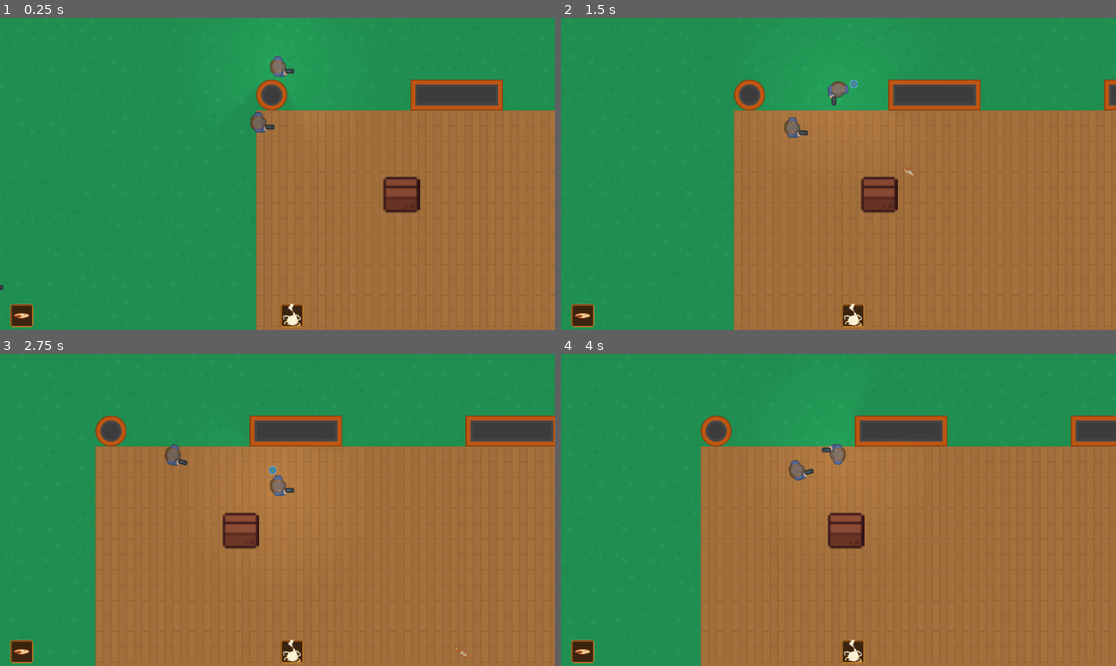
Above: before the commit, frames 1-4 (two rows, left to right).
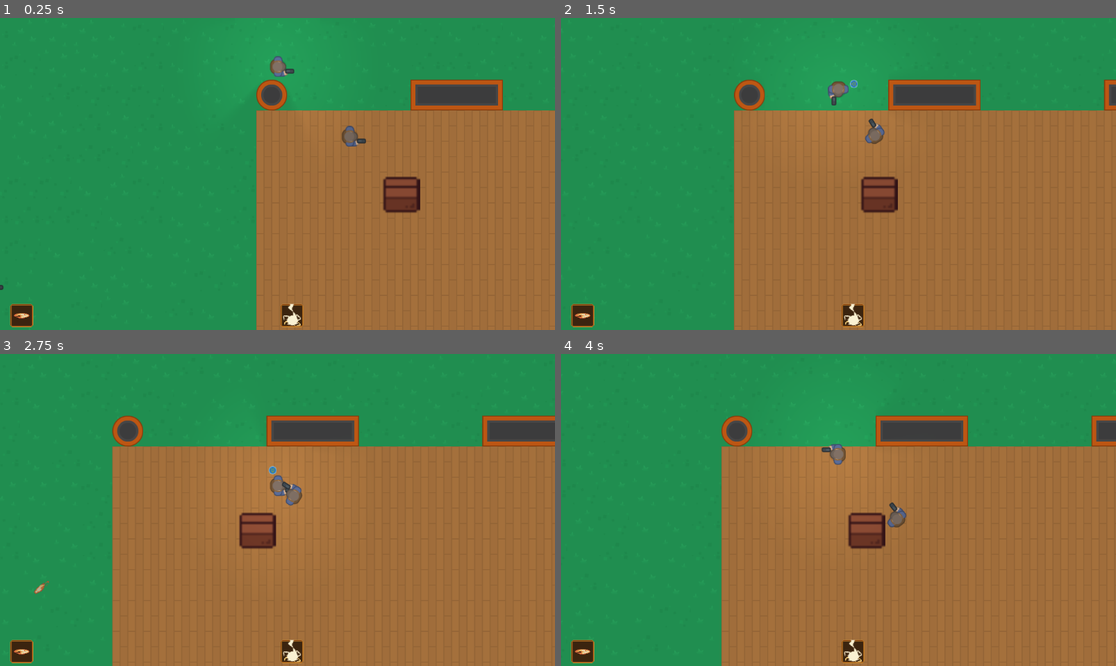
Above: after the commit, the same moments.

Repository: ChristopherDebray/godot_base
Game: Godot game, scene res://scenes/level/levels/level_test.tscn
The game is run twice, just before and just after one commit, with the same random seed, the same clock (stepped at 60 frames per second) and the same inputs.
Inputs (mouse positions are in pixels of both pictures, inside the frame that each line leads up to):
- Up to frame 1 (0.25 s): no input
- Up to frame 2 (1.5 s): move the mouse to (960, 158) at 0.52 s; hold D (right) 0.53-1.28 s; click (960, 158) at 0.6 s; move the mouse to (727, 189) at 1.27 s; hold S (down) from 1.28 s (still down); tap 3 (b_3_action) at 1.35 s
- Up to frame 3 (2.75 s): click (166, 525) at 1.55 s; move the mouse to (333, 441) at 2.02 s; release S (down) at 2.03 s; hold D (right) from 2.03 s (still down); click (333, 441) at 2.1 s
- Up to frame 4 (4 s): move the mouse to (810, 572) at 2.77 s; release D (right) at 2.78 s; hold W (up) 2.78-3.53 s; tap E (validate) at 2.85 s; click (810, 572) at 3.05 s; move the mouse to (1005, 556) at 3.52 s; hold A (left) from 3.53 s (still down); tap 1 (x_1_action) at 3.6 s; click (1005, 556) at 3.8 s

The runs differ from the first frame. In frame 1, 0.4% of the frame differs, in the area x 45-66%, y 30-42%; in frame 2, 0.4%; in frame 3, 5.3%; in frame 4, 6.1%, in the area x 25-97%, y 19-100%.

Commit message:
feat: Added usage of ability_manager for all ablities

Diff:
--- /dev/null
+++ b/autoloads/ability_manager.gd
@@ -0,0 +1,35 @@
+extends Node
+
+enum TARGET_TYPE { ENEMY, PLAYER, ALL }
+
+const COLLISION_MASKS = {
+	'TILES': 1,
+	'PLAYER': 3,
+	'NPC': 4,
+}
+
+const COLLISION_MASKS_GROUPS = {
+	TARGET_TYPE.ENEMY: [COLLISION_MASKS.TILES, COLLISION_MASKS.PLAYER],
+	TARGET_TYPE.PLAYER: [COLLISION_MASKS.TILES, COLLISION_MASKS.NPC],
+	TARGET_TYPE.ALL: [COLLISION_MASKS.TILES, COLLISION_MASKS.PLAYER, COLLISION_MASKS.NPC]
+}
+
+func _ready():
+	SignalManager.use_ability.connect(_on_use_ability)
+
+func _on_use_ability(data: AbilityData, target: Vector2, origin: Vector2, target_type: TARGET_TYPE):
+	if data == null or data.scene == null:
+		push_error("AbilityData invalid or missing scene: %s" % (data and data.id))
+		return null
+
+	var instance = data.scene.instantiate() as BaseAbility
+	instance.configure_masks(COLLISION_MASKS_GROUPS[target_type])
+
+	if is_instance_of(instance, ProjectileAbility):
+		instance.init(data, target, origin)
+	elif is_instance_of(instance, AoeInstantAbility):
+		instance.init(data, target)
+
+	get_tree().current_scene.add_child(instance)
+
+	return instance
--- a/autoloads/signal_manager.gd
+++ b/autoloads/signal_manager.gd
@@ -1 +1,3 @@
 extends Node
+
+signal use_ability(data: AbilityData, target: Vector2, origin: Vector2)
--- a/data/abilities/ability_data.gd
+++ b/data/abilities/ability_data.gd
@@ -3,6 +3,7 @@
 
 enum ABILITY_KIND { PROJECTILE, AOE, MELEE, HEAL, BUFF, DEBUFF }
 enum ABILITY_FACTION { PLAYER, ENEMY }
+
 @export var name: String
 @export var cooldown: float = 0.5
 ## Maginitude of the effect
--- a/data/spells/spell_ressources/firebolt.tres
+++ b/data/spells/spell_ressources/firebolt.tres
@@ -9,7 +9,7 @@
 cooldown = 0.5
 magnitude = 1.0
 range = 30.0
-faction = "player"
+faction = 0
 kind = 0
 scene = ExtResource("1_10ohq")
 damage = 5.0
--- a/data/spells/spell_ressources/lightning.tres
+++ b/data/spells/spell_ressources/lightning.tres
@@ -9,7 +9,7 @@
 cooldown = 5.0
 magnitude = 0.0
 range = 30.0
-faction = "player"
+faction = 0
 kind = 1
 scene = ExtResource("1_ohq35")
 damage = 0.0
--- a/project.godot
+++ b/project.godot
@@ -24,6 +24,7 @@
 SpellCooldownManager="*res://autoloads/spell_cooldown_manager.gd"
 SpellsManager="*res://autoloads/spells_manager.gd"
 EffectsManager="*res://autoloads/effects_manager.gd"
+AbilityManager="*res://autoloads/ability_manager.gd"
 
 [input]
 
--- a/scenes/ability/base_ability.gd
+++ b/scenes/ability/base_ability.gd
@@ -13,14 +13,22 @@
 var sender: Node
 var _has_hit: bool = false
 var ability_resource: AbilityData
+var _pending_masks: Array
 
 @onready var animated_sprite_2d: AnimatedSprite2D = $AnimatedSprite2D
 @onready var lifetime_timer: Timer = $LifetimeTimer
 @onready var hitbox: Area2D = $Hitbox
 @onready var area_of_effect: Area2D = $AreaOfEffect
 
+
+func configure_masks(masks: Array) -> void:
+	print(masks)
+	_pending_masks = masks
+
 func _ready():
 	lifetime_timer.start(duration)
+	if _pending_masks:
+		set_hitboxes_targets(_pending_masks)
 
 func initAbilityResource(ability_data: AbilityData) -> void:
 	ability_resource = ability_data
@@ -36,6 +44,8 @@
 func on_ability_hit(body):
 	if body is Damageable:
 		apply_damage_and_effect(body, damage)
+		if is_instance_of(body, BaseEnemy):
+			body.search_player()
 
 	_has_hit = true
 	on_hit()
@@ -44,6 +54,7 @@
 	on_aoe_hit()
 
 func on_aoe_hit():
+	print(area_of_effect.get_overlapping_bodies())
 	for receiver in area_of_effect.get_overlapping_bodies():
 		if receiver is Damageable:
 			apply_damage_and_effect(receiver, aoe_damage)
@@ -60,6 +71,18 @@
 		return
 	target.apply_effect(effect)
 
+func set_hitboxes_targets(collision_masks: Array):
+	reset_collision_masks(hitbox)
+	reset_collision_masks(area_of_effect)
+
+	for n in collision_masks:
+		hitbox.set_collision_mask_value(n, true)
+		area_of_effect.set_collision_mask_value(n, true)
+
+func reset_collision_masks(area2d: Area2D):
+	for n in range(1, 32):
+		area2d.set_collision_mask_value(n, false)
+
 ## @abstract
 func on_hit():
 	pass
--- a/scenes/ability/common/arrow.tscn
+++ b/scenes/ability/common/arrow.tscn
@@ -55,8 +55,7 @@
 }]
 
 [sub_resource type="CapsuleShape2D" id="CapsuleShape2D_y2mxl"]
-radius = 13.0
-height = 26.0
+height = 20.0
 
 [node name="Arrow" instance=ExtResource("1_n1ytv")]
 script = ExtResource("2_sxjem")
@@ -68,7 +67,13 @@
 animation = &"repeat"
 frame_progress = 0.889914
 
+[node name="Hitbox" parent="." index="2"]
+collision_mask = 21
+
 [node name="CollisionShape2D" parent="Hitbox" index="0"]
-position = Vector2(-5, 0)
+position = Vector2(-1, 0)
 rotation = 1.57079
 shape = SubResource("CapsuleShape2D_y2mxl")
+
+[node name="AreaOfEffect" parent="." index="3"]
+collision_mask = 21
--- a/scenes/ability/projectile_ability.gd
+++ b/scenes/ability/projectile_ability.gd
@@ -12,6 +12,7 @@
 
 # Act as the parent on ready
 func setup_on_ready():
+	super._ready()
 	rotation = _dir_of_travel.angle()
 
 func _physics_process(delta: float) -> void:
--- /dev/null
+++ b/scenes/ennemy/Testemy/testemy.gd
@@ -0,0 +1,11 @@
+extends BaseEnemy
+
+const ARROW_DATA: AbilityData = preload("res://data/abilities/common/arrow.tres")
+
+func _do_attack(delta: float) -> bool:
+	#instance, target, origin
+	var target = _player_ref.global_position
+	var origin = muzzle.global_position
+	var direction = origin.direction_to(target)
+	SignalManager.use_ability.emit(ARROW_DATA, direction, origin, AbilityManager.TARGET_TYPE.ENEMY)
+	return true
--- a/scenes/ennemy/Testemy/testemy.tscn
+++ b/scenes/ennemy/Testemy/testemy.tscn
@@ -1,11 +1,12 @@
-[gd_scene load_steps=8 format=3 uid="uid://nepya8lc2ghl"]
+[gd_scene load_steps=9 format=3 uid="uid://nepya8lc2ghl"]
 
 [ext_resource type="PackedScene" uid="uid://d31lqpkcyneij" path="res://scenes/ennemy/base_enemy.tscn" id="1_51n66"]
-[ext_resource type="Script" uid="uid://bugmb51tkuwk" path="res://scenes/ennemy/behaviors/archer_behavior.gd" id="2_yxw5o"]
+[ext_resource type="Script" uid="uid://dk2qjrts0okr0" path="res://scenes/ennemy/Testemy/testemy.gd" id="2_yxw5o"]
+[ext_resource type="Script" uid="uid://bugmb51tkuwk" path="res://scenes/ennemy/behaviors/archer_behavior.gd" id="3_4gsa1"]
 [ext_resource type="Texture2D" uid="uid://cgt4jpv0c7c1r" path="res://assets/images/caracters/survivor1_gun.png" id="3_yxw5o"]
 
-[sub_resource type="Resource" id="Resource_4gsa1"]
-script = ExtResource("2_yxw5o")
+[sub_resource type="Resource" id="Resource_lsexk"]
+script = ExtResource("3_4gsa1")
 preferred_range = 160.0
 stop_range = 120.0
 strafe_bias = 0.6
@@ -31,9 +32,12 @@
 "speed": 5.0
 }]
 
-[node name="BaseEnemy" instance=ExtResource("1_51n66")]
-behavior = SubResource("Resource_4gsa1")
-speed = 100.0
+[node name="Testemy" instance=ExtResource("1_51n66")]
+script = ExtResource("2_yxw5o")
+behavior = SubResource("Resource_lsexk")
+is_zone_locked = true
+health = 40.0
+speed = 90.0
 
 [node name="CollisionShape2D" parent="." index="1"]
 position = Vector2(-7, 0)
@@ -41,3 +45,6 @@
 
 [node name="AnimatedSprite2D" parent="SpriteContainer" index="0"]
 sprite_frames = SubResource("SpriteFrames_4gsa1")
+
+[node name="Muzzle" parent="." index="8"]
+position = Vector2(19, 0)
--- a/scenes/ennemy/base_enemy.gd
+++ b/scenes/ennemy/base_enemy.gd
@@ -11,14 +11,18 @@
 @onready var ray_cast_2d: RayCast2D = $Detection/RayCast2D
 @onready var field_view: Area2D = $SpriteContainer/FieldView
 @onready var attack_timer: Timer = $AttackTimer
-
-@export var turn_speed_deg: float = 660.0 # FOV rotation speed (deg/sec)
+@onready var muzzle: Marker2D = $Muzzle
+
+## FOV rotation speed (deg/sec)
+@export var turn_speed_deg: float = 2000.0
 
 @export var attack_cooldown: float = 2.0
 @export var patrol_points: NodePath
 @export var initial_state: STATE = STATE.IDLE
 @export var behavior: EnemyBehavior
 @export var roam_radius: float = 200.0
+## A non zone locked enemy will not go back to it's initial location after searching for the player
+@export var is_zone_locked: bool = true
 
 enum STATE {
 	IDLE,
@@ -150,7 +154,12 @@
 	if not nav_agent.is_navigation_finished():
 		return
 
-	if initial_state == STATE.IDLE:
+
+	if initial_state == STATE.IDLE or initial_state == STATE.ROAMING:
+		if not is_zone_locked:
+			state = initial_state
+			_initial_position = global_position
+			return
 		state = STATE.RETURNING
 		return
 
@@ -215,7 +224,7 @@
 func process_returning() -> void:
 	nav_agent.target_position = _initial_position
 	if nav_agent.is_navigation_finished() == true:
-		state = STATE.IDLE
+		state = initial_state
 
 ## @abstract
 func process_dead() -> void:
@@ -297,6 +306,10 @@
 	if state == STATE.IDLE:
 		_rotate_node_towards(self, global_position + _initial_facing_direction, delta)
 
+func search_player():
+	_last_seen_pos = _player_ref.global_position
+	state = STATE.ATTACKING
+
 func _on_nav_agent_velocity_computed(safe_velocity: Vector2) -> void:
 	velocity = safe_velocity
 	move_and_slide()
--- a/scenes/ennemy/base_enemy.tscn
+++ b/scenes/ennemy/base_enemy.tscn
@@ -5,12 +5,13 @@
 
 [node name="BaseEnemy" instance=ExtResource("1_26sde")]
 script = ExtResource("2_7rgwx")
-turn_speed_deg = 660.0
+turn_speed_deg = 2000.0
 attack_cooldown = 2.0
 patrol_points = NodePath("")
 initial_state = 0
 behavior = null
 roam_radius = 200.0
+is_zone_locked = true
 health = 20.0
 metadata/_edit_vertical_guides_ = [-15.0, 15.0]
 metadata/_edit_horizontal_guides_ = [30.0]
@@ -43,6 +44,9 @@
 [node name="RayCast2D" type="RayCast2D" parent="Detection" index="0"]
 collision_mask = 5
 
+[node name="Muzzle" type="Marker2D" parent="." index="8"]
+position = Vector2(18, 0)
+
 [connection signal="body_entered" from="SpriteContainer/FieldView" to="." method="_on_field_view_body_entered"]
 [connection signal="body_exited" from="SpriteContainer/FieldView" to="." method="_on_field_view_body_exited"]
 [connection signal="velocity_computed" from="NavAgent" to="." method="_on_nav_agent_velocity_computed"]
--- a/scenes/level/levels/level_test.tscn
+++ b/scenes/level/levels/level_test.tscn
@@ -45,14 +45,15 @@
 [node name="Player" parent="Players" index="0"]
 position = Vector2(620, 101)
 
-[node name="BaseEnemy" parent="Enemies" index="0" instance=ExtResource("3_2heyh")]
-position = Vector2(589, 217)
+[node name="BaseEnemy2" parent="Enemies" index="0" instance=ExtResource("3_2heyh")]
+position = Vector2(24, 550)
+initial_state = 2
+is_zone_locked = false
+
+[node name="BaseEnemy" parent="Enemies" index="1" instance=ExtResource("3_2heyh")]
+position = Vector2(779, 246)
 patrol_points = NodePath("../../Paths/Path")
 initial_state = 3
-
-[node name="BaseEnemy2" parent="Enemies" index="1" instance=ExtResource("3_2heyh")]
-position = Vector2(24, 550)
-initial_state = 2
 
 [node name="Box" parent="Objects" index="0" instance=ExtResource("2_5l38v")]
 position = Vector2(877, 367)
--- a/scenes/spell_book/spell_book.gd
+++ b/scenes/spell_book/spell_book.gd
@@ -38,17 +38,11 @@
 	if not SpellCooldownManager.can_cast(active_elements):
 		return
 
-	var spellInstance = spell.scene.instantiate()
-	handle_spell_init(spellInstance, aim_direction)
-	get_tree().root.add_child(spellInstance)
+	if spell.kind == AbilityData.ABILITY_KIND.AOE:
+		SignalManager.use_ability.emit(spell, get_global_mouse_position(), global_position, AbilityManager.TARGET_TYPE.PLAYER)
+	elif spell.kind == AbilityData.ABILITY_KIND.PROJECTILE:
+		SignalManager.use_ability.emit(spell, aim_direction, global_position, AbilityManager.TARGET_TYPE.PLAYER)
 	_register_cooldown(spell.name, spell.cooldown)
-
-func handle_spell_init(spellInstance: BaseAbility, aim_direction: Vector2):
-	var spellData: AbilityData = SpellsManager.SPELLS[spellInstance.abilityName]
-	if is_instance_of(spellInstance, ProjectileAbility):
-		spellInstance.init(spellData, aim_direction, global_position)
-	elif is_instance_of(spellInstance, AoeInstantAbility):
-		spellInstance.init(spellData, get_global_mouse_position())
 
 func _can_cast(elementCombo: Array[SpellsManager.ELEMENTS], cooldown: float) -> bool:
 	var key = _combo_key(elementCombo)
--- a/scenes/spell_book/spell_scenes/lightning.tscn
+++ b/scenes/spell_book/spell_scenes/lightning.tscn
@@ -104,7 +104,7 @@
 }]
 
 [sub_resource type="CircleShape2D" id="CircleShape2D_bp2nl"]
-radius = 95.021
+radius = 224.502
 
 [node name="Lightning" instance=ExtResource("1_7iq0p")]
 script = ExtResource("2_bp2nl")
Not shown, added: autoloads/ability_manager.gd.uid
Not shown, added: scenes/ennemy/Testemy/testemy.gd.uid
